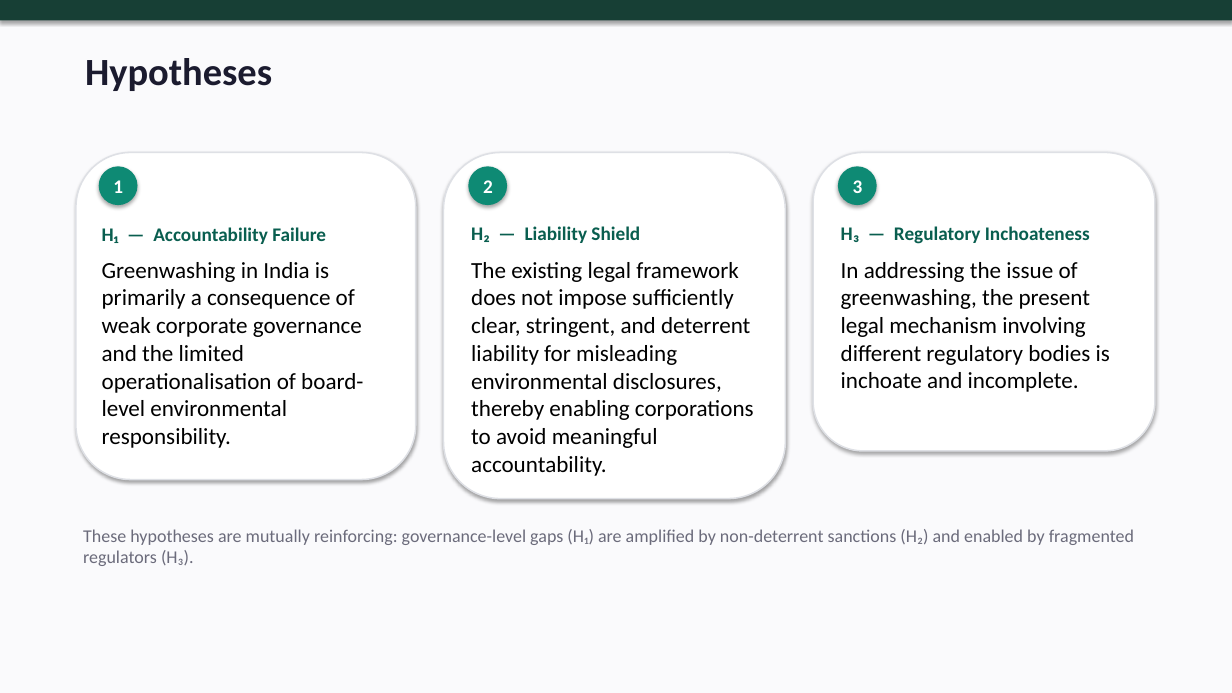
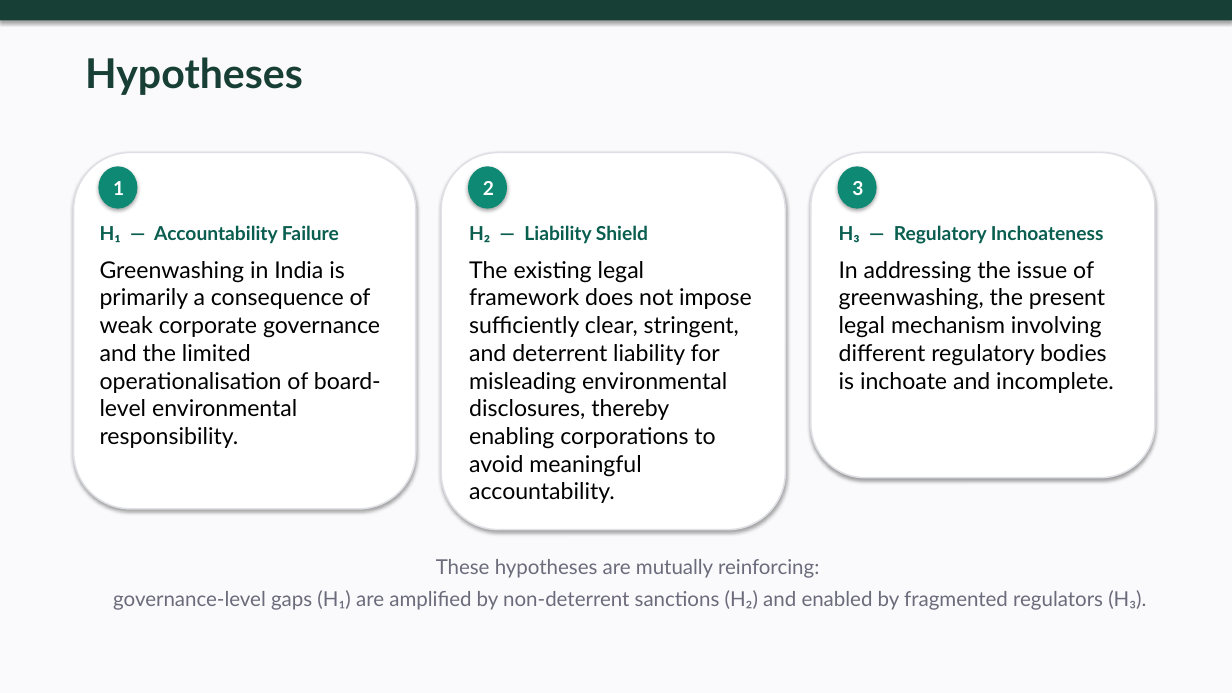
Before and after one commit to atul516/Final-VIva, a slide deck: slide 6 of Thesis Defence Presentation.pptx. Drawn at 1232x693 pixels with LibreOffice and Linux fonts; fonts in the diff are those of the drawing. Boxes give left, top, right and bottom in pixels: in the first picture for what was removed or moved away, otherwise in the second. Text is boxed around its words. In the diff, an @@ line names an element or a change of style, - is before the commit and + after.

```diff
--- a/Thesis Defence Presentation.pptx
+++ b/Thesis Defence Presentation.pptx
@@ text "Hypotheses" at (x1=85, y1=57, x2=303, y2=95): size 30 to 32 pt, font Calibri to Lato, text colour #1B1B2F to #173F35 @@
@@ rounded rectangle resized from (x1=76, y1=152, x2=416, y2=480) to (x1=74, y1=152, x2=416, y2=509) @@
@@ ellipse "1" resized from (x1=99, y1=166, x2=138, y2=205) to (x1=99, y1=166, x2=138, y2=209) @@
@@ rounded rectangle resized from (x1=444, y1=152, x2=786, y2=499) to (x1=441, y1=152, x2=786, y2=530) @@
@@ ellipse "2" resized from (x1=469, y1=166, x2=507, y2=205) to (x1=469, y1=166, x2=507, y2=209) @@
@@ rounded rectangle resized from (x1=813, y1=152, x2=1155, y2=451) to (x1=811, y1=152, x2=1155, y2=478) @@
@@ ellipse "3" resized from (x1=838, y1=166, x2=877, y2=205) to (x1=838, y1=166, x2=877, y2=209) @@
@@ font Calibri to Lato in 6 elements at (x1=99, y1=166, x2=138, y2=209), (x1=469, y1=166, x2=507, y2=209), (x1=838, y1=166, x2=877, y2=209), (x1=469, y1=225, x2=752, y2=503), (x1=100, y1=225, x2=381, y2=448), (x1=839, y1=225, x2=1114, y2=393) @@
@@ text at (x1=113, y1=559, x2=1146, y2=610): text changed; size 14 to 16 pt; font Calibri to Lato @@
-These hypotheses are mutually reinforcing: governance-level gaps (H₁) are amplified by non-deterrent sanctions (H₂) and enabled by fragmented regulators (H₃).
+These hypotheses are mutually reinforcing:
+governance-level gaps (H₁) are amplified by non-deterrent sanctions (H₂) and enabled by fragmented regulators (H₃).
```
Also in this commit, not shown: 22 other slides changed.
